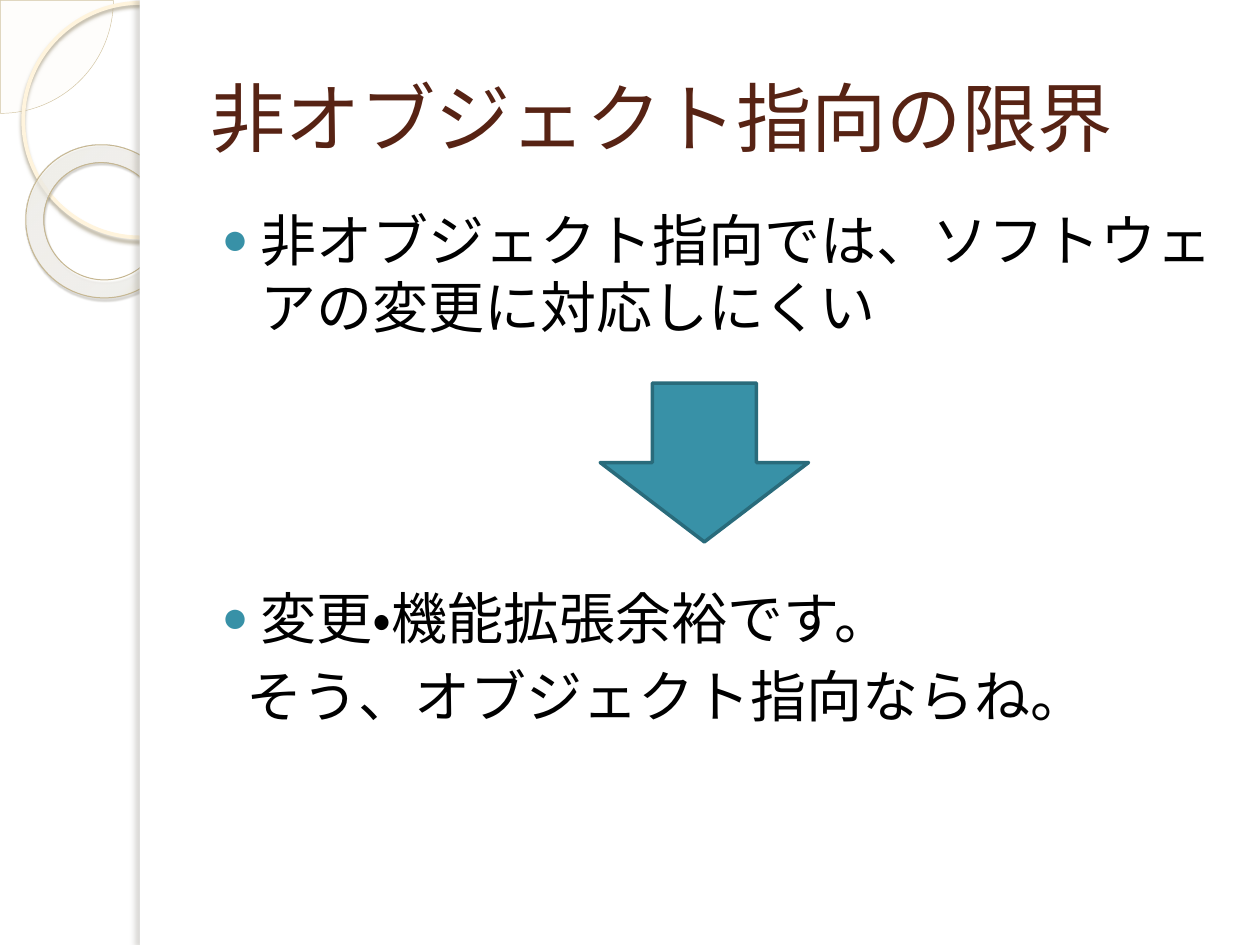
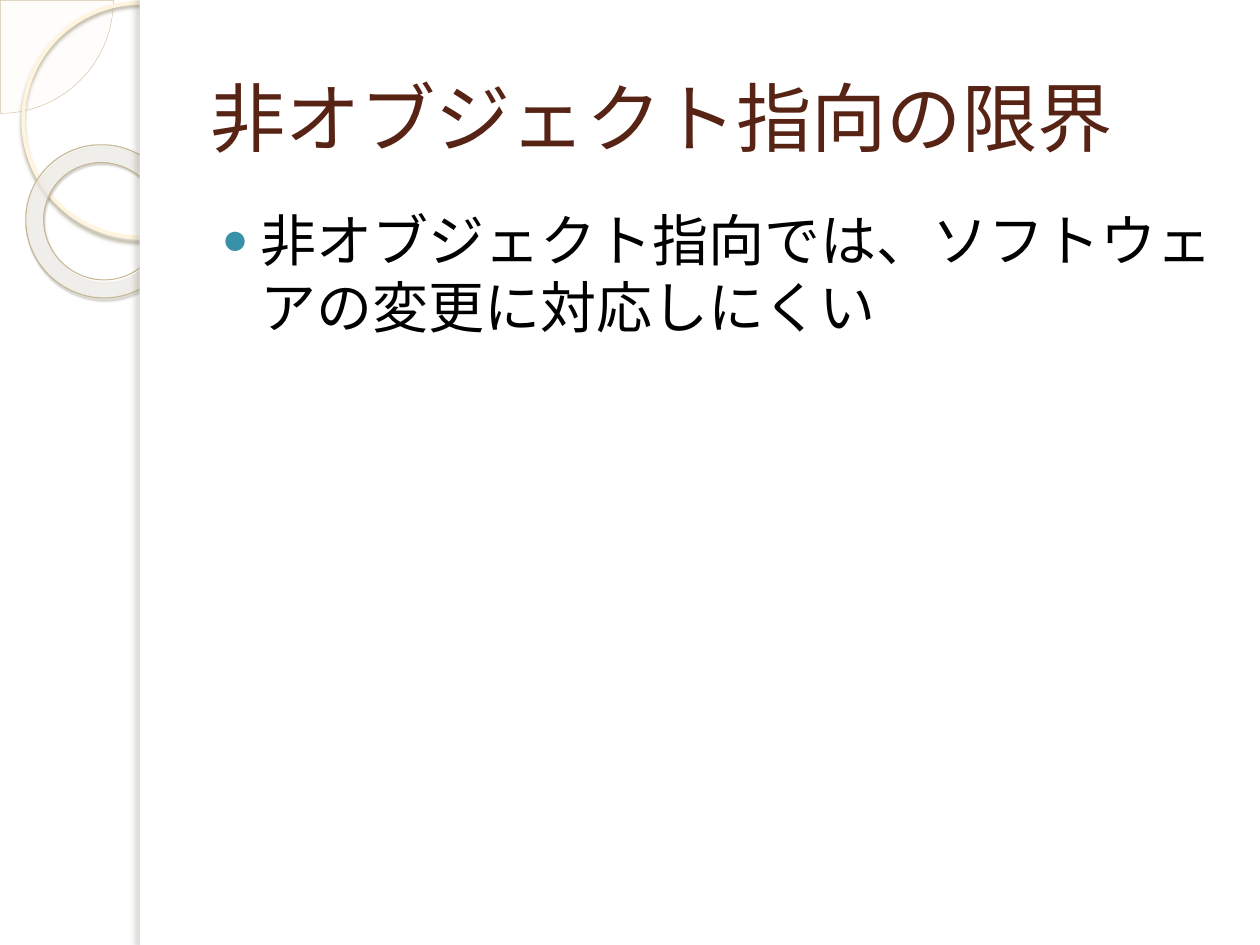
Before and after one commit to yuridonus/FEstudy, a slide deck: slide 13 of objectStudy.pptx. Drawn at 1260x945 pixels with LibreOffice and Linux fonts; fonts in the diff are those of the drawing; background and template pictures are left out. Boxes give left, top, right and bottom in pixels: in the first picture for what was removed or moved away, otherwise in the second. Text is boxed around its words. In the diff, an @@ line names an element or a change of style, - is before the commit and + after.

```diff
--- a/objectStudy.pptx
+++ b/objectStudy.pptx
@@ down arrow removed at (x1=600, y1=383, x2=808, y2=542) @@
@@ text at (x1=247, y1=592, x2=1087, y2=722): paragraphs removed @@
-● 変更・機能拡張余裕です。
-そう、オブジェクト指向ならね。
```
Also in this commit, not shown: 12 other slides changed, 15 slides added, 5 slides removed.
